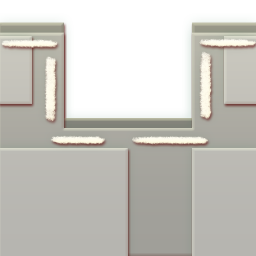
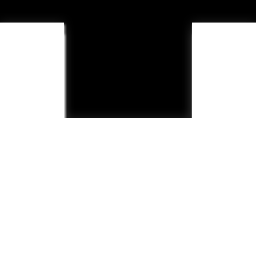
Two versions of the same layered image (256x256). Layer-by-layer changes:
added layer "Layer 3" above "Layer 4" over [0,13,256,256]
added layer "Layer 5" above "Layer 0" over [0,0,256,256]
